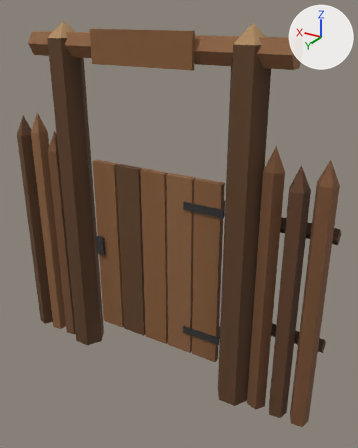
The glTF model public/assets/island/byeolmaru-v1/fence_gate_low.glb as it was, and as the next commit left it.
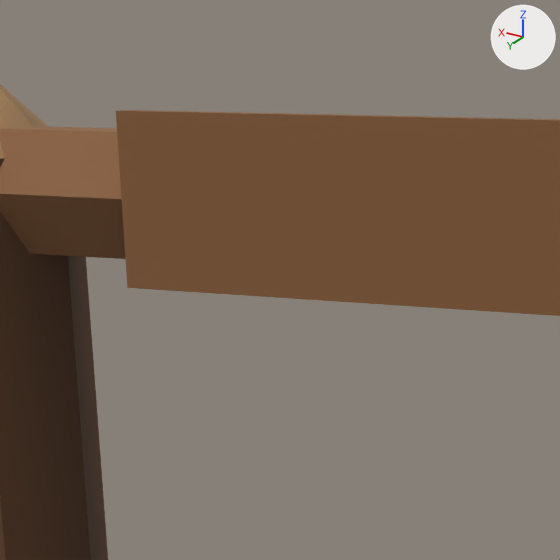
Each version is shown whole from a camera (50 mm lens) standing at (-1.74, 2.55, 2.38) and looking at (-0.15, -0.09, 1.06), then close up on the part from 19% to 50% of the width and 1% to 26% of the height. The axes (+X, +Y, +Z) are drawn at upper right. The lights are the same throughout. The older version's two pictures come first. Where no turn or scale is listed for an object, it has been applied to the vertices. Vertices at exactly the same position are counted once.
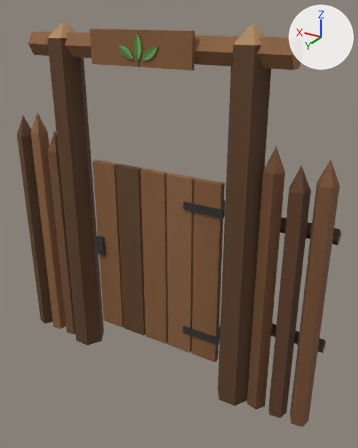
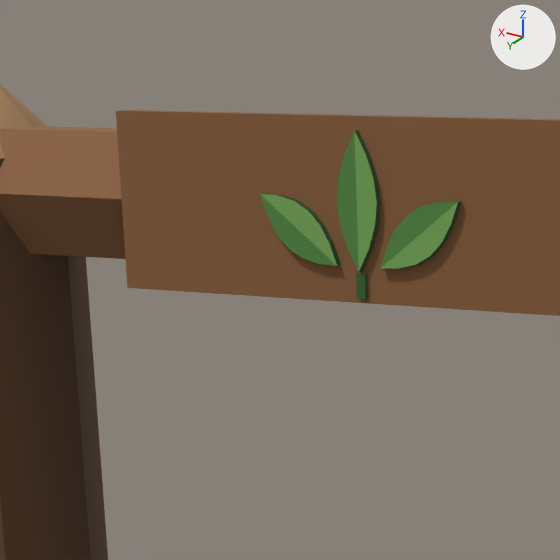
Where the newer file only moved an object's origin or applied its transform, the numbers keep the older frame.

Changed parts and their boxes (x1, y1, x2, y2) in the close-ups (560 x 560 px):
part 1 of me_mesh_1, added: after (356, 273, 368, 299)
part 2 of me_mesh_1, added (green): after (337, 130, 381, 272)
part 3 of me_mesh_1, added (green): after (260, 193, 341, 266)
part 4 of me_mesh_1, added (green): after (381, 201, 462, 269)

The edits, one by one:
me_mesh_1 is used by ob_mesh_1; location (-1.2, 0.105, -0.1).
me_mesh_1 had 144 vertices, 206 faces and spanned x 0.0..2.4, y -0.26..0.0, z 0.0..2.42.
me_mesh_1 now has 239 vertices, 380 faces and spans x 0.0..2.4, y -0.26..0.01, z 0.0..2.42.
me_mesh_1 part 1: a new loose piece, a box spanning x 1.194..1.206, y 0.0..0.005, z 2.185..2.213, in mat_primary.
me_mesh_1 part 2: a new loose piece of 29 vertices spanning x 1.17..1.23, y 0.0..0.01, z 2.21..2.37, in mat_primary.
me_mesh_1 part 3: a new loose piece of 29 vertices spanning x 1.23..1.34, y 0.0..0.01, z 2.22..2.29, in mat_primary.
me_mesh_1 part 4: a new loose piece of 29 vertices spanning x 1.06..1.17, y 0.0..0.01, z 2.22..2.29, in mat_primary.
